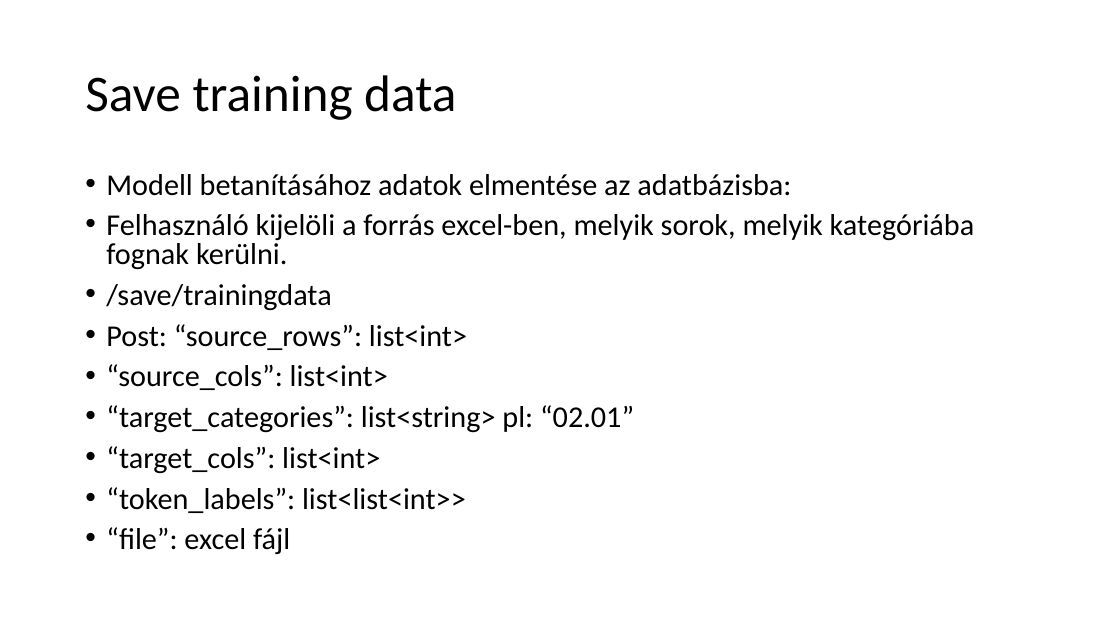
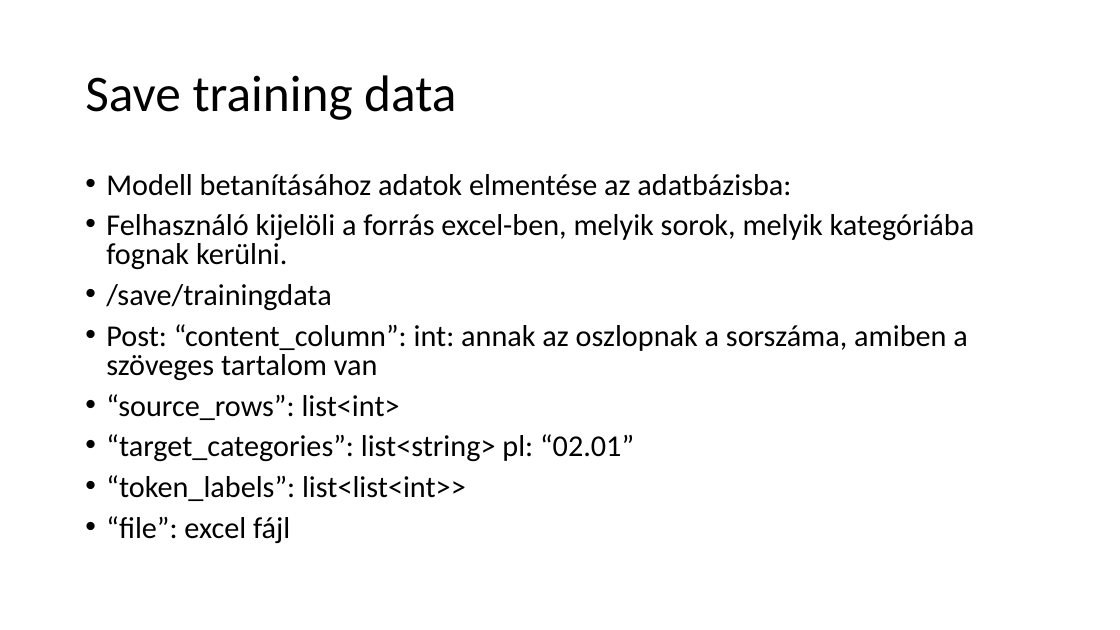
Before and after one commit to ejanos/strabag, a slide deck: slide 7 of python WebAPI.ppt (slide 8 before the commit). Drawn at 1120x630 pixels with LibreOffice and Linux fonts; fonts in the diff are those of the drawing. Boxes give left, top, right and bottom in pixels: in the first picture for what was removed or moved away, otherwise in the second. Text is boxed around its words. In the diff, an @@ line names an element or a change of style, - is before the commit and + after.

Commit message:
webapi: new endpoints:
start training
[fix] webapi:  save training data endpoint

```diff
--- a/python WebAPI.ppt
+++ b/python WebAPI.ppt
@@ text at [106, 324, 967, 420]: text changed @@
-• Post: “source_rows”: list<int>
-• “source_cols”: list<int>
+• Post: “content_column”: int: annak az oszlopnak a sorszáma, amiben a szöveges tartalom van
+• “source_rows”: list<int>
@@ text at [106, 446, 380, 474]: paragraph removed @@
-• “target_cols”: list<int>
```
Also in this commit, not shown: 1 other slide changed, 1 slide added, 1 slide removed, 5 other files.
